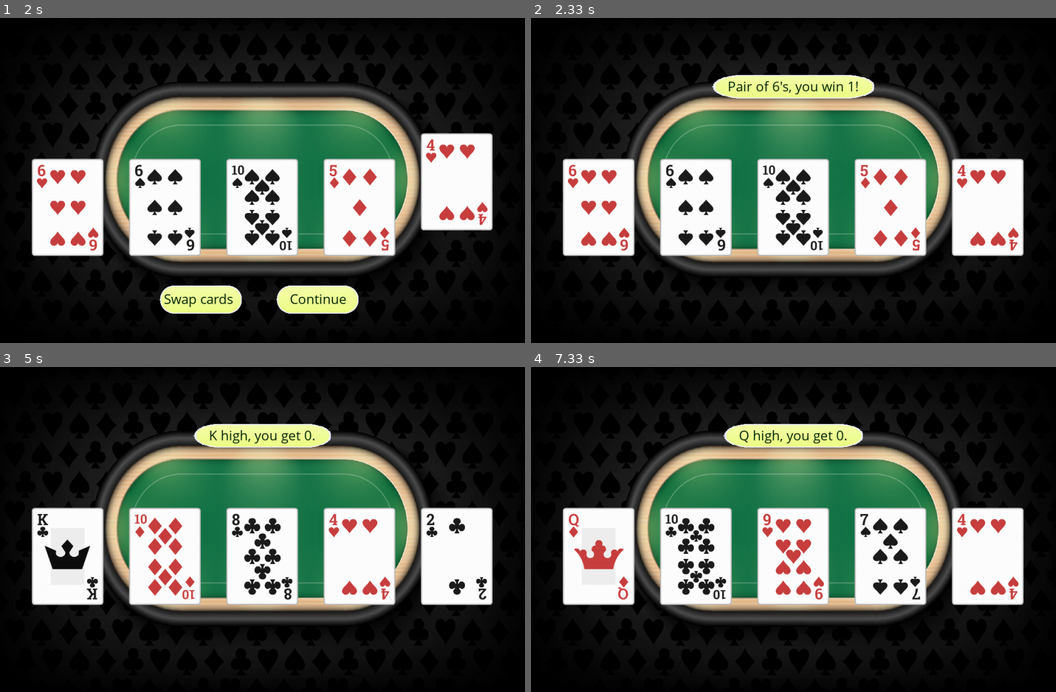
Above: before the commit, frames 1-4 (two rows, left to right).
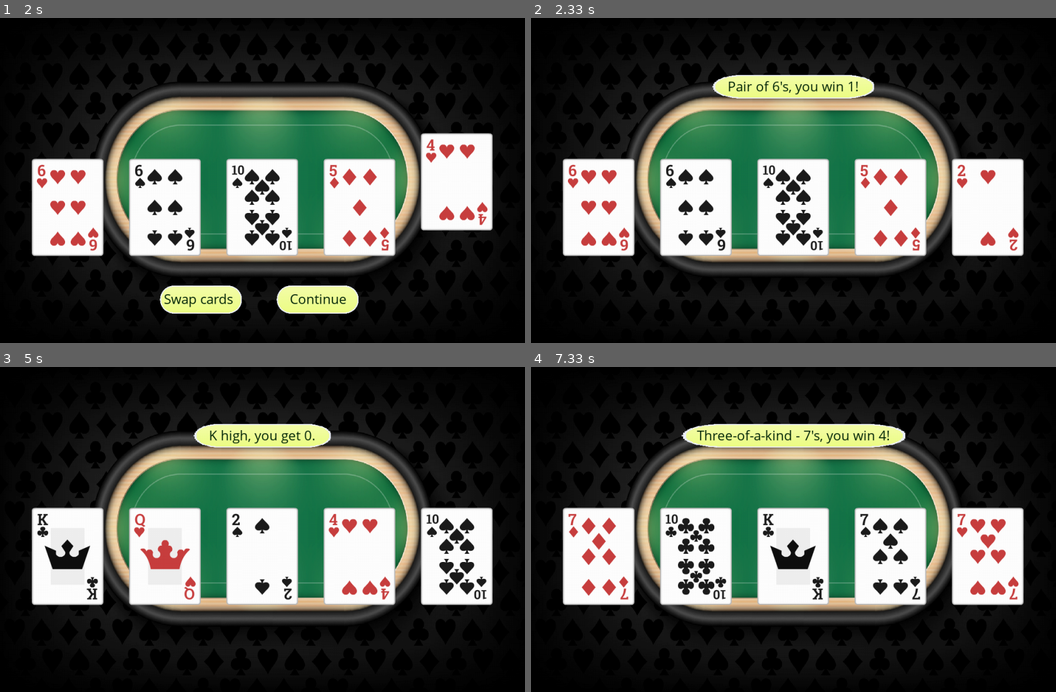
Above: after the commit, the same moments.

Repository: jungleistx/poker_game
Game: pygame game, started from main.py
Two runs of this game, one before a commit and one after it. Both use one fixed random seed, a clock stepped at 60 frames per second and the inputs below.
Inputs (mouse positions are in pixels of both pictures, inside the frame that each line leads up to):
- Up to frame 1 (2 s): click "Continue" at 0.38 s; tap Space at 0.67, 1.07, 1.37 s; hold S 1-1.47 s; click "Swap cards" at 1.55 s; tap 5 at 1.83 s
- Up to frame 2 (2.33 s): tap Space at 2.23 s; tap C at 2.32 s
- Up to frame 3 (5 s): tap Space at 2.53, 4.73 s; tap 2 at 2.67 s; click (435, 519) at 3.38 s; click (467, 500) at 3.72 s; click (462, 597) at 4.05 s; click (288, 513) at 4.38 s
- Up to frame 4 (7.33 s): tap Space at 5.03, 5.23, 5.53, 7.13 s; tap 1 at 5.32 s; tap 3 at 5.73 s; click (615, 549) at 6.45 s; click (987, 523) at 6.78 s

Frame 1 is identical in both runs. In frame 2, 0.5% of the frame differs, in the area x 81-93%, y 45-72%; in frame 3, 3.1%; in frame 4, 4.1%, in the area x 7-93%, y 17-72%.

Commit message:
mod Window, rm duplicate code and create check_swaps()

Diff:
--- a/classes/window.py
+++ b/classes/window.py
@@ -46,18 +46,21 @@
 	def check_mouseclick_buttons(self):
 		mouse_pos = pygame_instance.mouse.get_pos()
 		if self.swap.image.is_clicked(mouse_pos):
-			if not self.game.card_swap_used:
-				if self.game.player.swap_cards():
-					self.game.card_swap_used = True
-			else:
-				self.game.player.reset_card_positions()
-
+			self.check_swaps()
 		elif self.submit.image.is_clicked(mouse_pos):
 			self.continue_button()
 
 
+	def check_swaps(self):
+		if not self.game.card_swap_used:
+			if self.game.player.swap_cards():
+				self.game.card_swap_used = True
+		else:
+			self.game.player.reset_card_positions()
+
+
 	def continue_button(self):
-		self.game.player.reset_card_positions()
+		self.check_swaps()
 		self.draw_endgame_screen()
 
 
@@ -118,11 +121,7 @@
 
 	def check_event_keys(self, event):
 		if event.key == pygame_instance.K_s:
-			if not self.game.card_swap_used:
-				if self.game.player.swap_cards():
-					self.game.card_swap_used = True
-			else:
-				self.game.player.reset_card_positions()
+			self.check_swaps()
 		elif event.key == pygame_instance.K_c:
 			self.continue_button()
 		elif event.key == pygame_instance.K_SPACE:
